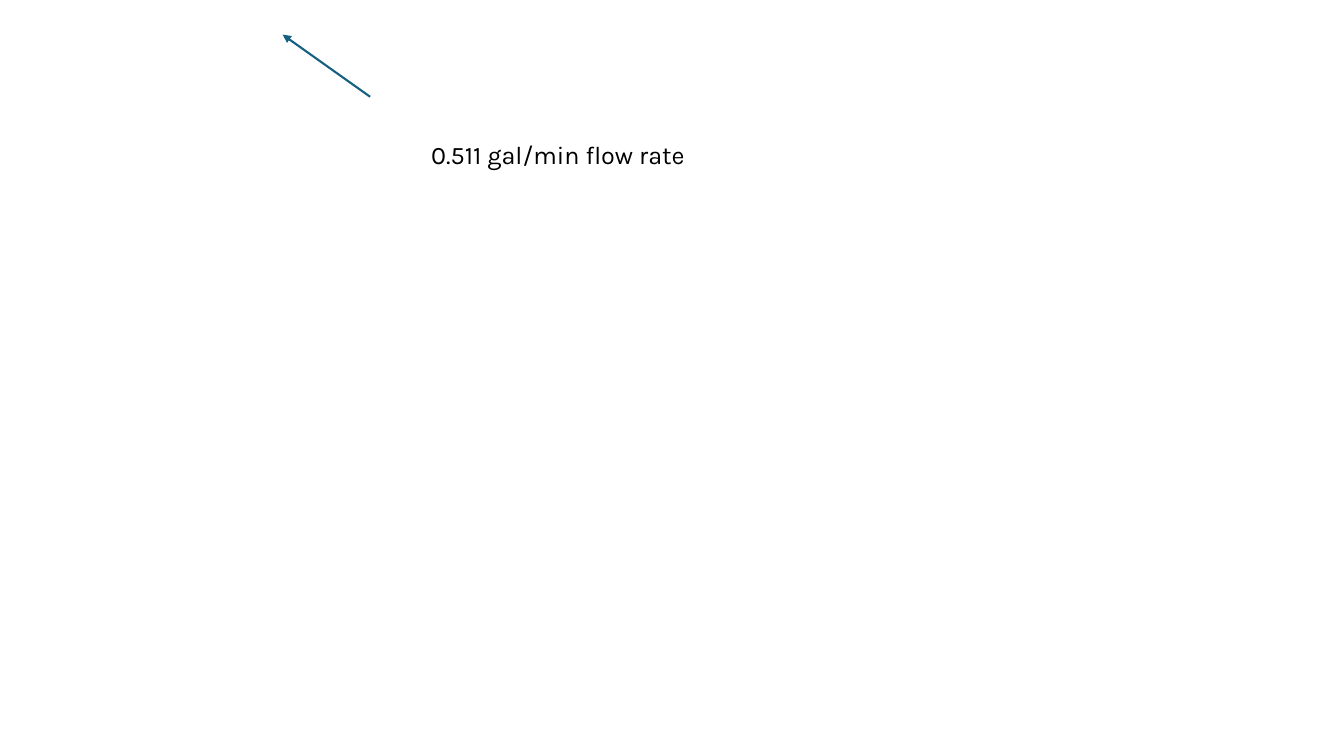
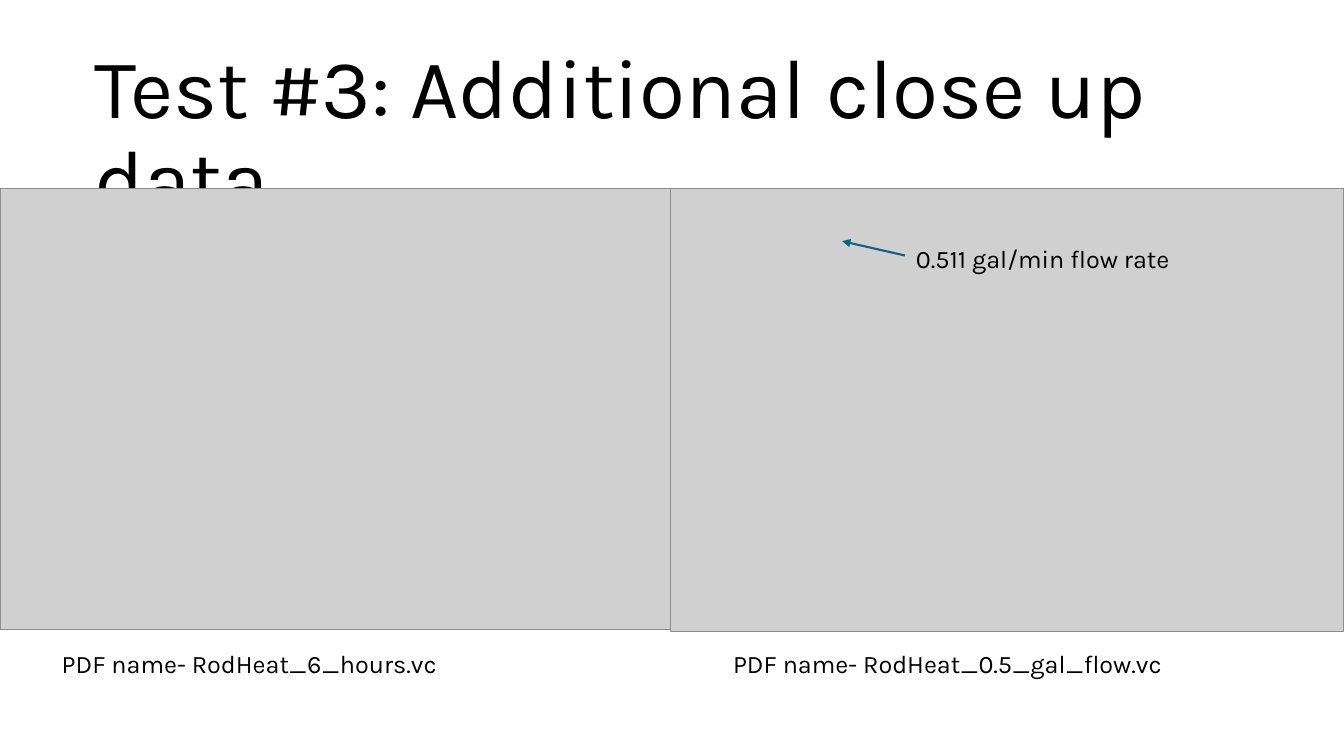
Before and after one commit to ARTS-Laboratory/thermal-loop, a slide deck: slide 7 of resources/Thermal_loop_data/Thermal Loop Data Graphs.pptx (slide 14 before the commit). Drawn at 1344x756 pixels with LibreOffice and Linux fonts; fonts in the diff are those of the drawing; grey boxes stand for pictures; background and template pictures are left out. Boxes give left, top, right and bottom in pixels: in the first picture for what was removed or moved away, otherwise in the second. Text is boxed around its words. In the diff, an @@ line names an element or a change of style, - is before the commit and + after.

```diff
--- a/resources/Thermal_loop_data/Thermal Loop Data Graphs.pptx
+++ b/resources/Thermal_loop_data/Thermal Loop Data Graphs.pptx
@@ arrow removed from (370, 97) to (282, 34) @@
@@ text added at box(95, 60, 1146, 189), 60 pt, text #000000 @@
+Test #3: Additional close up data
@@ picture added at box(0, 189, 670, 630) @@
@@ picture added at box(670, 189, 1344, 631) @@
@@ text "0.511 gal/min flow rate": place and size @@
-text "0.511 gal/min flow rate" at box(431, 145, 684, 170)
+text "0.511 gal/min flow rate" at box(916, 249, 1169, 274)
@@ arrow added from (905, 255) to (842, 241), #156082 1.5 pt @@
@@ text added at box(62, 655, 437, 674), 18 pt, text #000000 @@
+PDF name- RodHeat_6_hours.vc
@@ text added at box(733, 655, 1161, 679), 18 pt, text #000000 @@
+PDF name- RodHeat_0.5_gal_flow.vc
```
Also in this commit, not shown: 5 other slides changed, 16 slides removed.
